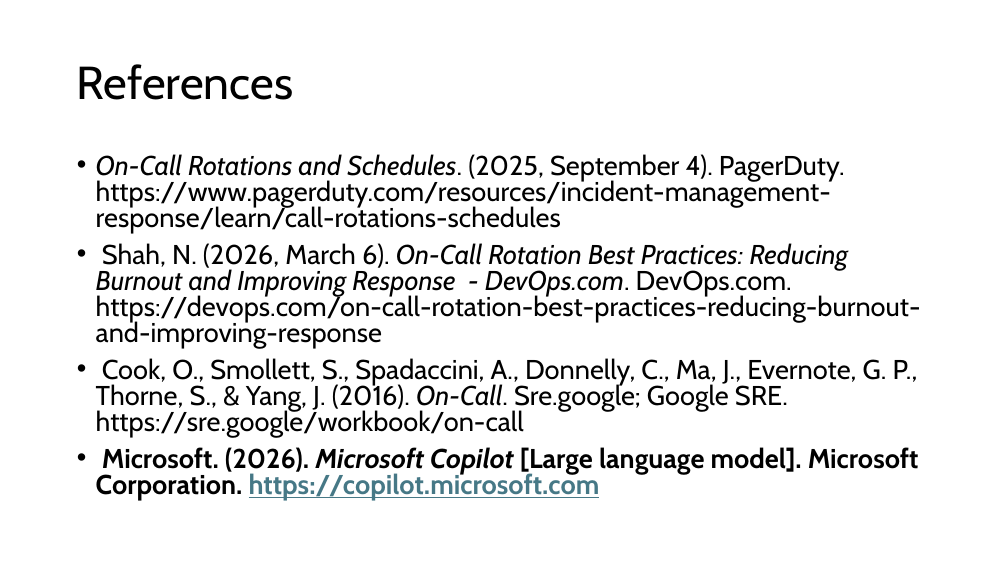
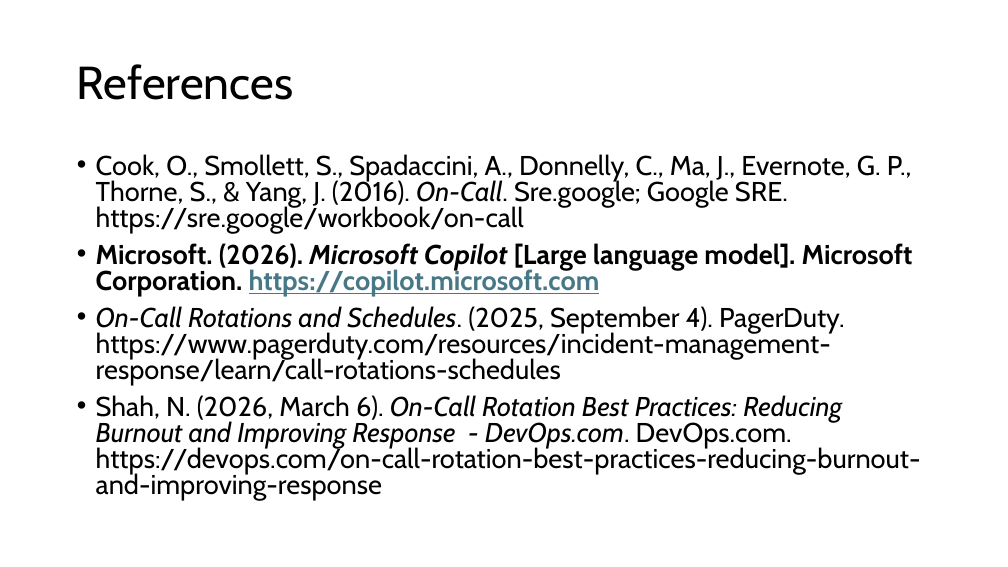
Before and after one commit to Hydroplane72/csd-380, a slide deck: slide 8 of Module 7/Rozendaal_Mod7_2_CSD380.pptx. Drawn at 1008x567 pixels with LibreOffice and Linux fonts; fonts in the diff are those of the drawing. Boxes give left, top, right and bottom in pixels: in the first picture for what was removed or moved away, otherwise in the second. Text is boxed around its words. In the diff, an @@ line names an element or a change of style, - is before the commit and + after.

Commit message:
Update Module 7 presentation file with new content

```diff
--- a/Module 7/Rozendaal_Mod7_2_CSD380.pptx
+++ b/Module 7/Rozendaal_Mod7_2_CSD380.pptx
@@ text at [96, 154, 913, 296]: paragraphs added @@
+• ‌Cook, O., Smollett, S., Spadaccini, A., Donnelly, C., Ma, J., Evernote, G. P., Thorne, S., & Yang, J. (2016). On-Call. Sre.google; Google SRE. https://sre.google/workbook/on-call
+• ‌Microsoft. (2026). Microsoft Copilot [Large language model]. Microsoft Corporation. https://copilot.microsoft.com
@@ text at [96, 395, 921, 500]: text changed @@
-• ‌ Shah, N. (2026, March 6). On-Call Rotation Best Practices: Reducing Burnout and Improving Response - DevOps.com. DevOps.com. https://devops.com/on-call-rotation-best-practices-reducing-burnout-and-improving-response
-• ‌ Cook, O., Smollett, S., Spadaccini, A., Donnelly, C., Ma, J., Evernote, G. P., Thorne, S., & Yang, J. (2016). On-Call. Sre.google; Google SRE. https://sre.google/workbook/on-call
-• ‌ Microsoft. (2026). Microsoft Copilot [Large language model]. Microsoft Corporation. https://copilot.microsoft.com
+• ‌Shah, N. (2026, March 6). On-Call Rotation Best Practices: Reducing Burnout and Improving Response - DevOps.com. DevOps.com. https://devops.com/on-call-rotation-best-practices-reducing-burnout-and-improving-response
```
Also in this commit, not shown: 2 other files.
